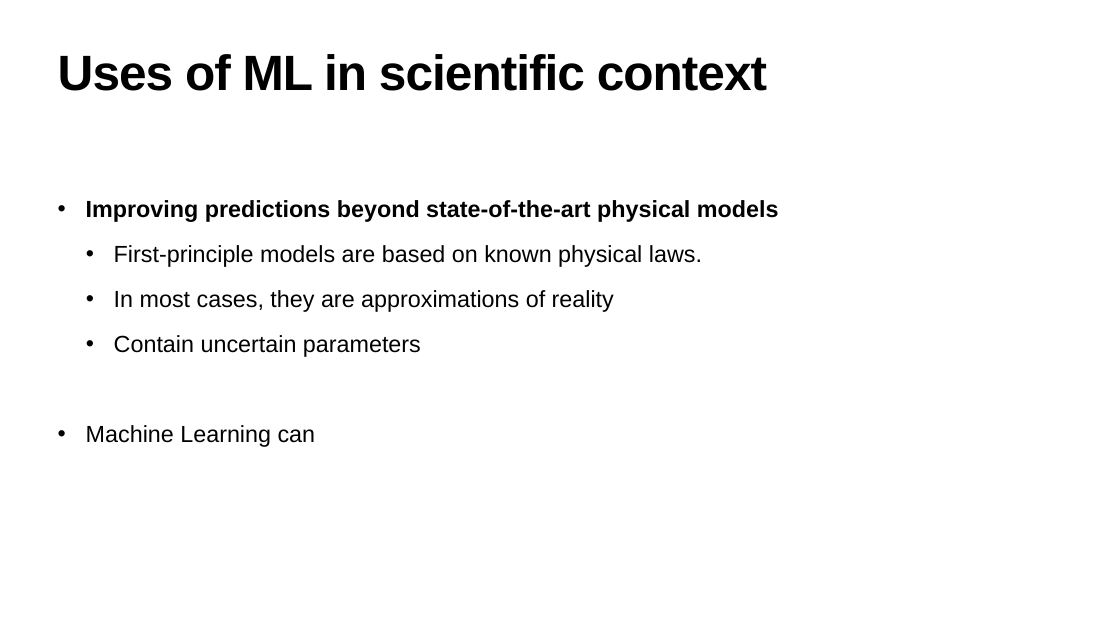
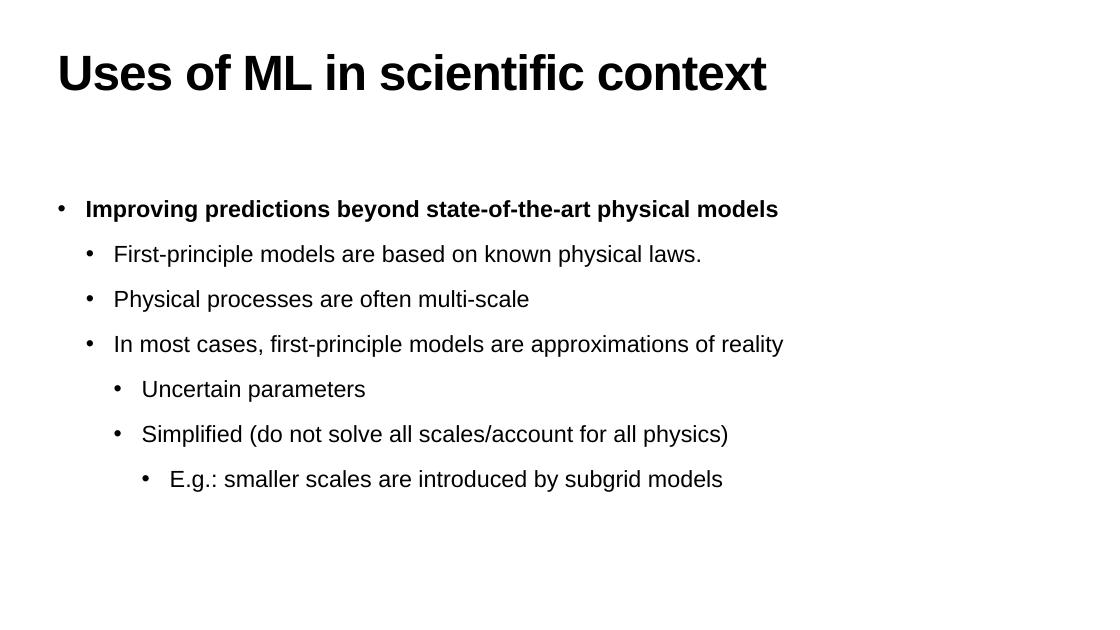
Before and after one commit to hanveiga/amld-2021-repML, a slide deck: slide 12 of slides/workshop skeleton.pptx (slide 11 before the commit). Drawn at 1120x630 pixels with LibreOffice and Linux fonts; fonts in the diff are those of the drawing. Boxes give left, top, right and bottom in pixels: in the first picture for what was removed or moved away, otherwise in the second. Text is boxed around its words. In the diff, an @@ line names an element or a change of style, - is before the commit and + after.

```diff
--- a/slides/workshop skeleton.pptx
+++ b/slides/workshop skeleton.pptx
@@ text at [114, 290, 783, 492]: text changed @@
-  • In most cases, they are approximations of reality
-  • Contain uncertain parameters
-• Machine Learning can
+  • Physical processes are often multi-scale
+  • In most cases, first-principle models are approximations of reality
+    • Uncertain parameters
+    • Simplified (do not solve all scales/account for all physics)
+      • E.g.: smaller scales are introduced by subgrid models
```
Also in this commit, not shown: 14 other slides changed, 15 slides added, 1 slide removed.
